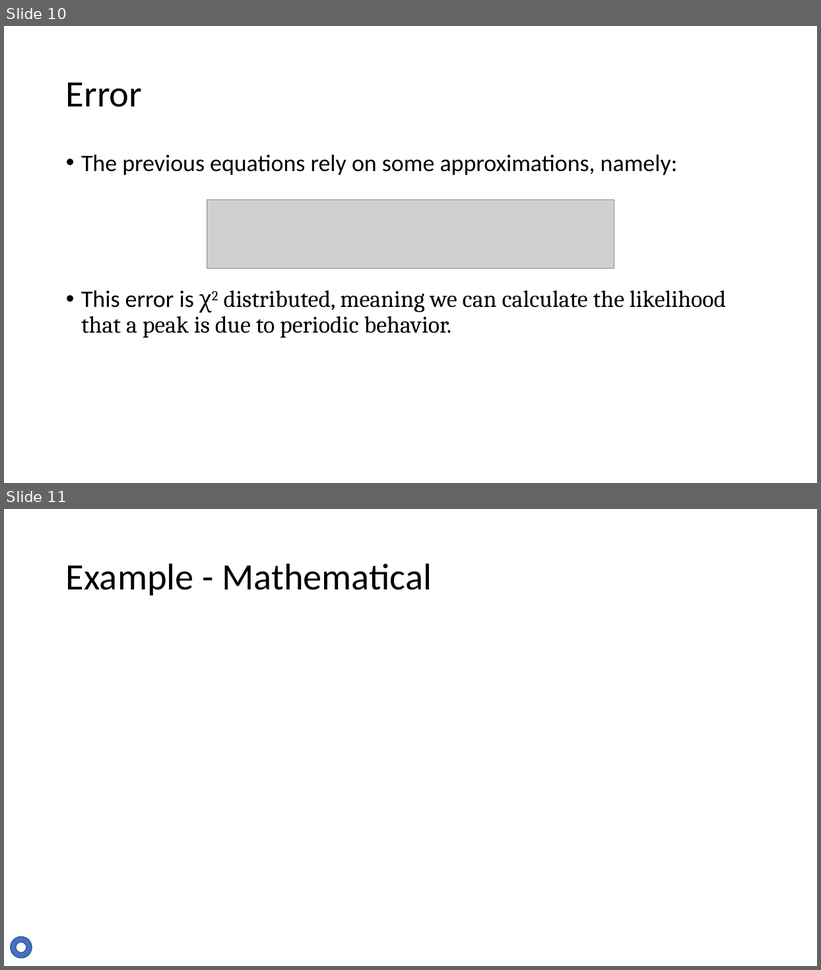
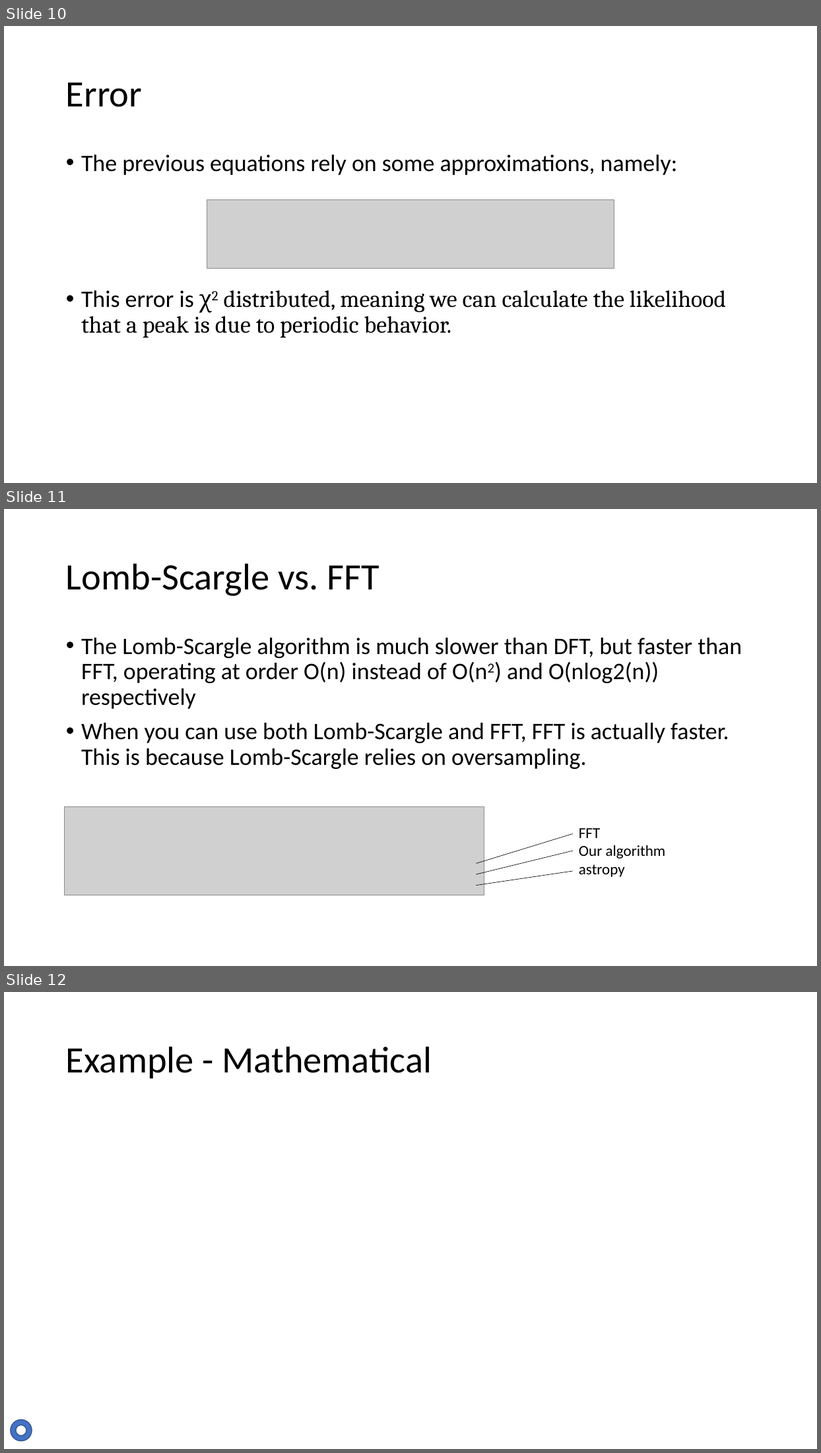
Before and after one commit to Tsintsuntsini/PHYS_581, a slide deck: Presentation2/The Lomb-Scargle Algorithm-v2.pptx. Shown one above the other, each under a label of ours: slides 10 and 11 before the commit, slides 10, 11 and 12 after it. The pictures are 821x970 and 821x1453 pixels, drawn with LibreOffice and Linux fonts; fonts in the diff are those of the drawing; grey boxes stand for pictures. Boxes give left, top, right and bottom in pixels: in the first picture for what was removed or moved away, otherwise in the second. Text is boxed around its words. In the diff, an @@ line names an element or a change of style, - is before the commit and + after.

```diff
--- a/Presentation2/The Lomb-Scargle Algorithm-v2.pptx
+++ b/Presentation2/The Lomb-Scargle Algorithm-v2.pptx
@@ slide 11 added at (x1=4, y1=509, x2=817, y2=966), background #FFFFFF @@
@@ title added at (x1=66, y1=563, x2=379, y2=596), 44 pt, text #000000 @@
+Lomb-Scargle vs. FFT
@@ text added at (x1=81, y1=638, x2=742, y2=769), 28 pt, text #000000 @@
+• The Lomb-Scargle algorithm is much slower than DFT, but faster than FFT, operating at order O(n) instead of O(n2) and O(nlog2(n)) respectively
+• When you can use both Lomb-Scargle and FFT, FFT is actually faster. This is because Lomb-Scargle relies on oversampling.
@@ picture added at (x1=64, y1=807, x2=484, y2=895) @@
@@ line added from (573, 834) to (476, 864), #000000 0.5 pt @@
@@ text added at (x1=579, y1=828, x2=666, y2=877), 18 pt, text #000000 @@
+FFT
+Our algorithm
+astropy
@@ line added from (573, 851) to (476, 875), #000000 0.5 pt @@
@@ line added from (573, 871) to (476, 885), #000000 0.5 pt @@
@@ what was slide 11 is now slide 12 @@
```
Also in this commit, not shown: 4 slides changed, 2 other slides added, 1 slide removed.
